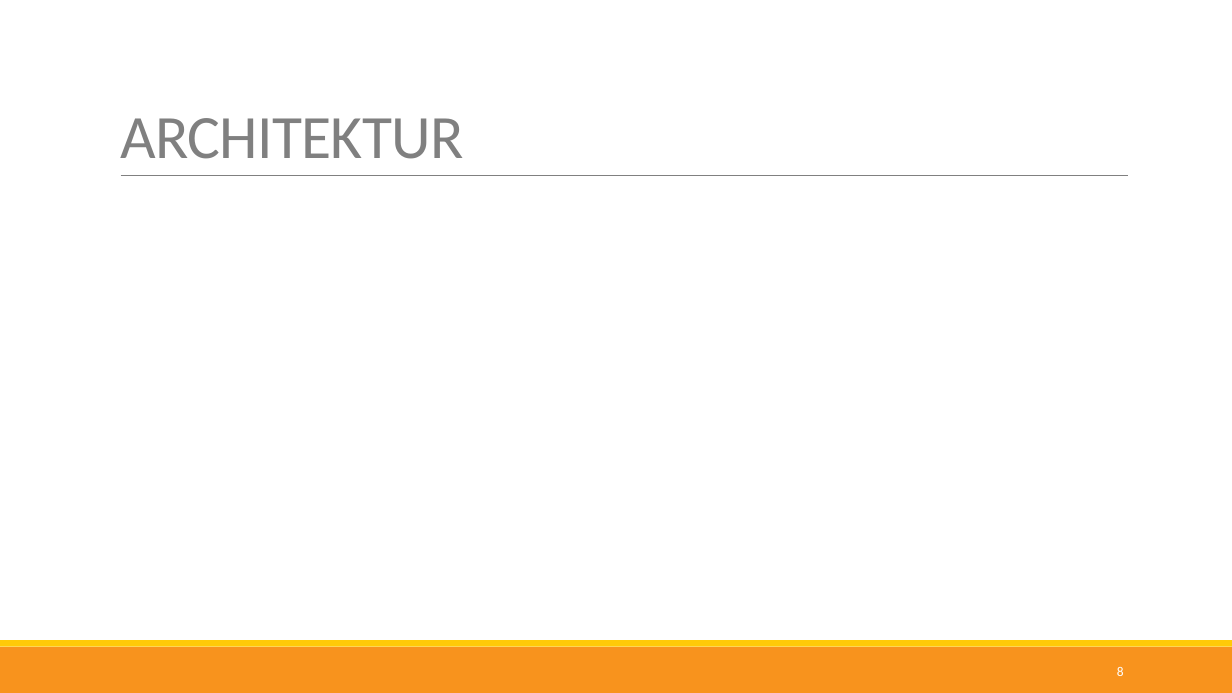
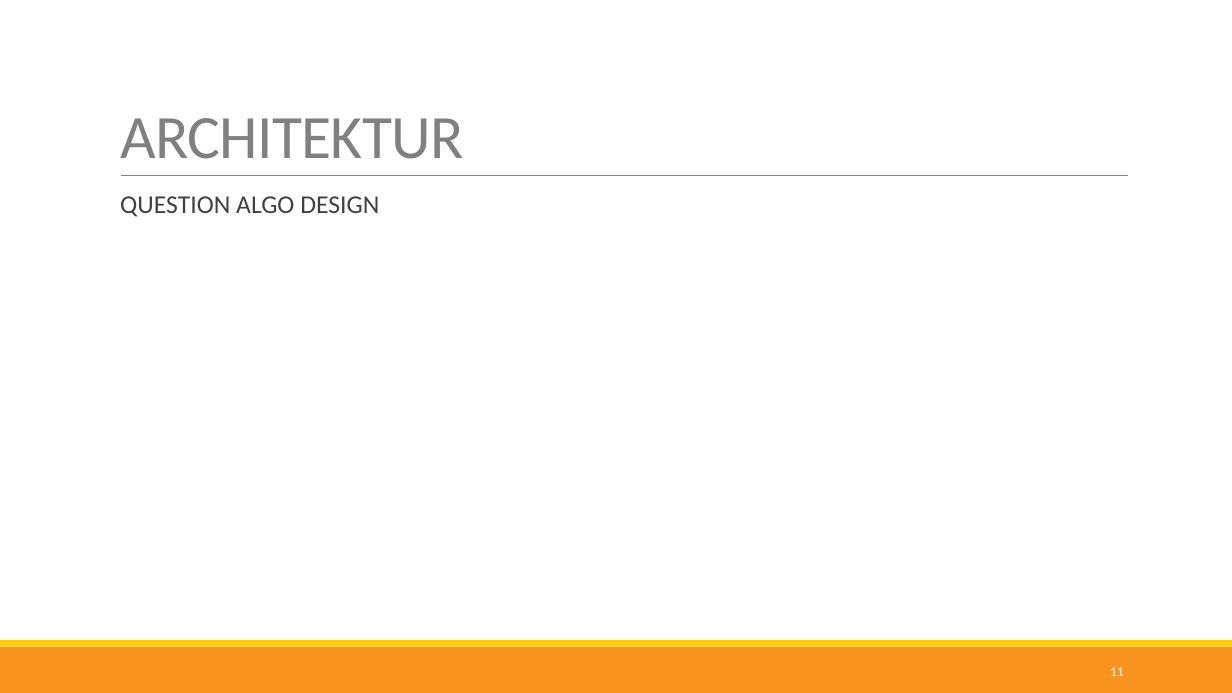
Before and after one commit to nappydevelopment/Nappy-the-ingenious-docs, a slide deck: slide 11 of Midterm-PPP.pptx (slide 8 before the commit). Drawn at 1232x693 pixels with LibreOffice and Linux fonts; fonts in the diff are those of the drawing. Boxes give left, top, right and bottom in pixels: in the first picture for what was removed or moved away, otherwise in the second. Text is boxed around its words. In the diff, an @@ line names an element or a change of style, - is before the commit and + after.

```diff
--- a/Midterm-PPP.pptx
+++ b/Midterm-PPP.pptx
@@ text added at (120, 196, 379, 217), 20 pt, text #404040 @@
+  QUESTION ALGO DESIGN
@@ page number at (1110, 667, 1124, 676): text changed @@
-8
+11
```
Also in this commit, not shown: 4 other slides changed, 7 slides added, 3 slides removed, 1 other file.
